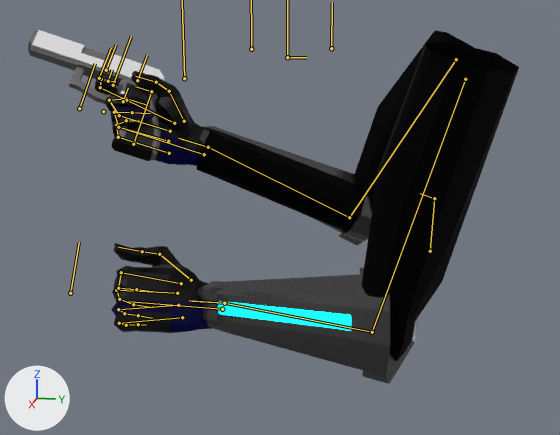
An edit to the Blender file ProtoPistolEquestrian.blend, drawn before and after from the same camera.
Before and after are seen from a 50 mm camera at (4.09, 0.78, 0.16) aimed at (0.09, -0.02, -0.84). The axes (+X, +Y, +Z) are drawn at lower left. The lights are the same throughout. Both versions are drawn at frame 8 of the action 'ReloadTactical'; the numbers are the values there. The bones that bend it are drawn over the model as lines.

Objects in the first picture: 'Hand', 'ProtoPistol'.
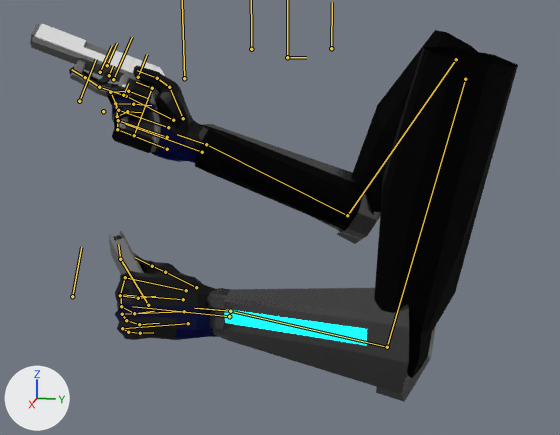
What the commit changed:
Bone 'Pinky4.L' (bone_pinky4_l) turns from (0, 0, -20) to (0, 0, 13) degrees about its own x, y and z.
Bone 'Ring4.L' (bone_ring4_l) turns from (0, 0, 0) to (0, 0, 65) degrees about its own x, y and z.
Bone 'Middle4.L' (bone_middle4_l) turns from (0, 0, 23) to (0, 0, 71) degrees about its own x, y and z.
Bone 'Index4.L' (bone_index4_l) turns from (0, 0, 0) to (0, 0, 33) degrees about its own x, y and z.
Bone 'Thumb1.L' (bone_thumb1_l) turns from (5, 4, -37) to (0, 0, 0) degrees about its own x, y and z.
Bone 'Thumb2.L' (bone_thumb2_l) turns from (31, 0, 0) to (1, 0, 0) degrees about its own x, y and z.
Bone 'Index2.R' (bone_index2_r) turns from (3, 0, 16) to (3, -1, 33) degrees about its own x, y and z.
Bone 'Index3.R' (bone_index3_r) turns from (0, 0, -75) to (0, 0, -24) degrees about its own x, y and z.
Bone 'Index4.R' (bone_index4_r) turns from (0, 0, -72) to (0, 0, 0) degrees about its own x, y and z.
Bone 'Hand.L' (bone_hand_l) moves from (0.825, -0.174, -0.798) to (0.834, -0.228, -0.913).
Bone 'Controller' (bone_controller) moves from (-0.339, -0.261, 0.08) to (-0.373, -0.231, 0.086).
Bone 'Controller' (bone_controller) turns from (-2, 25, 46) to (0, 27, 53) degrees about its own x, y and z.
Bone 'Mag2' (bone_mag2) moves from (0.0, 0.0, -1.95) to (0.637, -0.95, -0.192).
Bone 'Mag2' (bone_mag2) turns from (0, 0, 0) to (-80, 131, -16) degrees about its own x, y and z.

Boxes [x1, y1, x2, y2] around the edits, measured in the pictures (560 x 435 px):
'Hand', posed: before [95, 31, 519, 384]; after [69, 30, 518, 401]
'ProtoPistol', posed: before [28, 30, 165, 161]; after [30, 24, 165, 275]
bone 'Pinky4.L', root to tip: before (138, 324) to (146, 325); after (140, 333) to (153, 332)
bone 'Ring4.L', root to tip: before (138, 315) to (152, 318); after (139, 324) to (159, 323)
bone 'Middle4.L', root to tip: before (133, 304) to (153, 307); after (134, 313) to (154, 311)
bone 'Index4.L', root to tip: before (136, 289) to (152, 291); after (138, 298) to (155, 296)
bone 'Thumb1.L', root to tip: before (191, 280) to (159, 254); after (196, 287) to (165, 272)
bone 'Thumb2.L', root to tip: before (159, 254) to (142, 251); after (165, 272) to (152, 266)
bone 'Index2.R', root to tip: before (126, 100) to (100, 87); after (126, 96) to (99, 87)
bone 'Index3.R', root to tip: before (100, 87) to (101, 79); after (99, 87) to (85, 77)
bone 'Index4.R', root to tip: before (101, 79) to (115, 82); after (85, 77) to (71, 69)
bone 'Hand.L', root to tip: before (222, 309) to (128, 301); after (229, 316) to (132, 306)
bone 'Controller', root to tip: before (113, 85) to (131, 36); after (113, 79) to (132, 37)
bone 'Mag2', root to tip: before (430, 251) to (434, 198); after (148, 305) to (120, 259)
